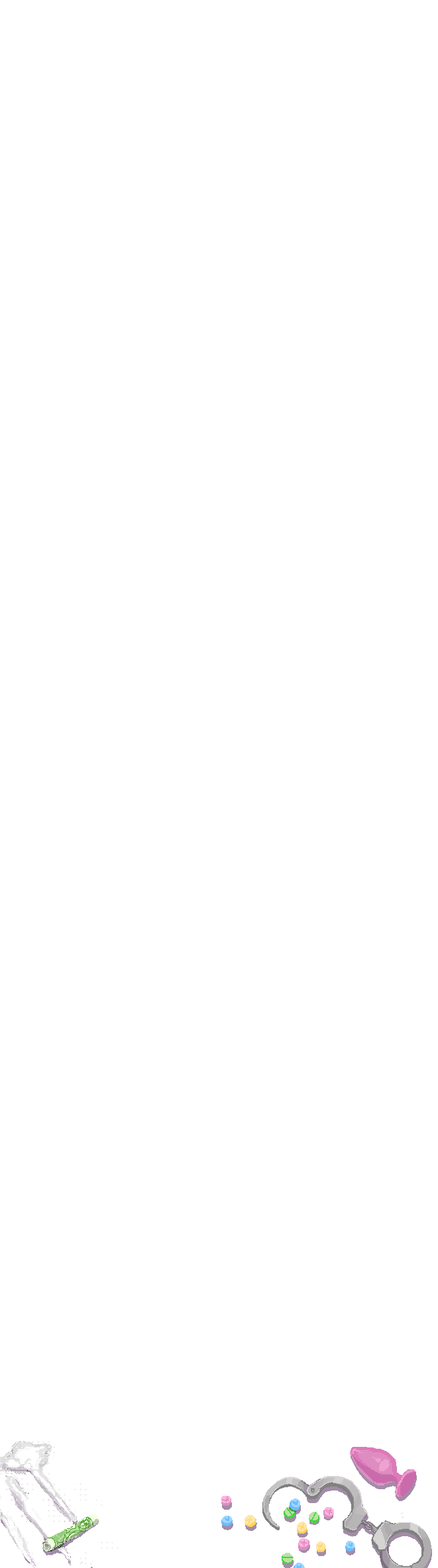
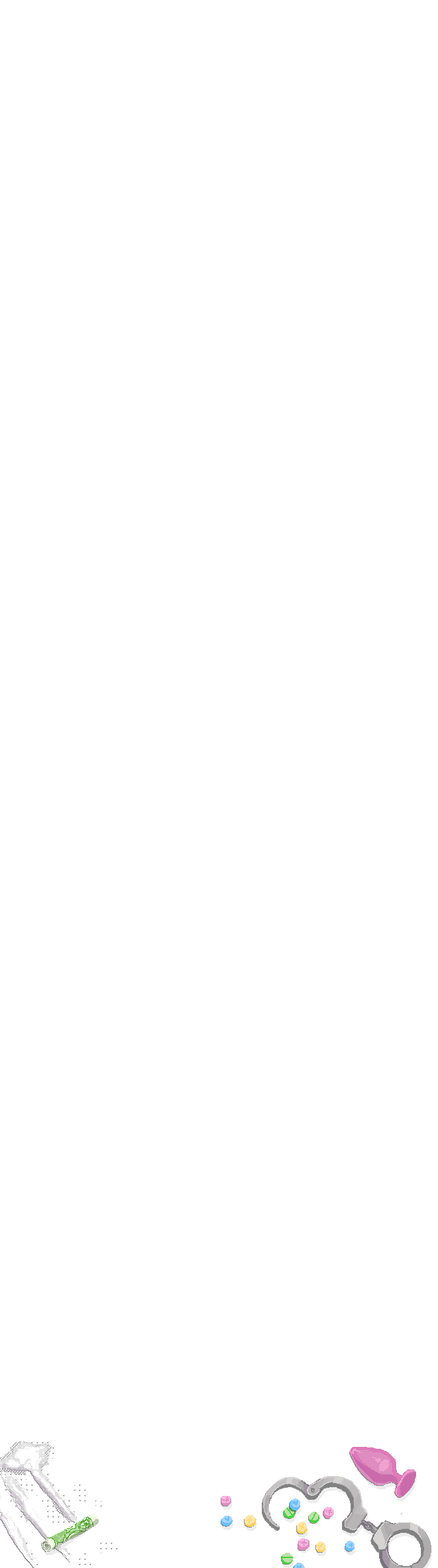
Revision of a layered (438, 1568) image; what changed, layer by layer:
painted on "Layer 5" over bbox(0, 1442, 432, 1568)
renamed "Layer 4" to "Layer 5 copy", opacity 100% → 42%, painted on it over bbox(0, 1442, 432, 1568)
"Layer 4 copy": opacity 47% → 7%, painted on it over bbox(0, 1444, 432, 1568)
